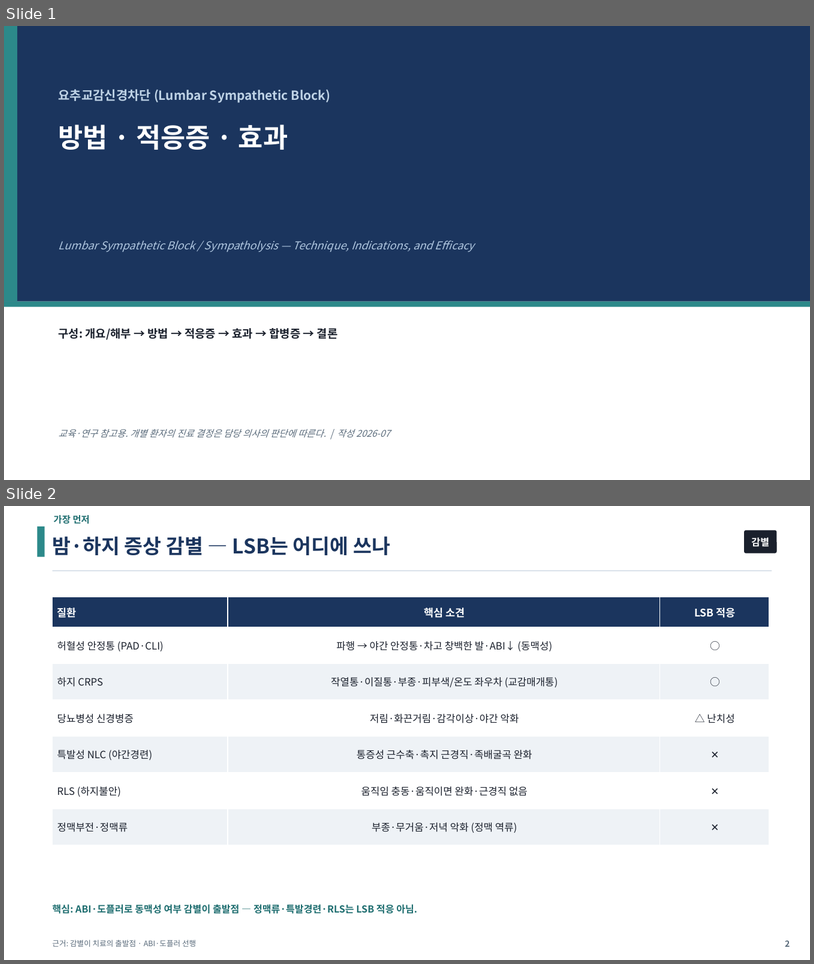
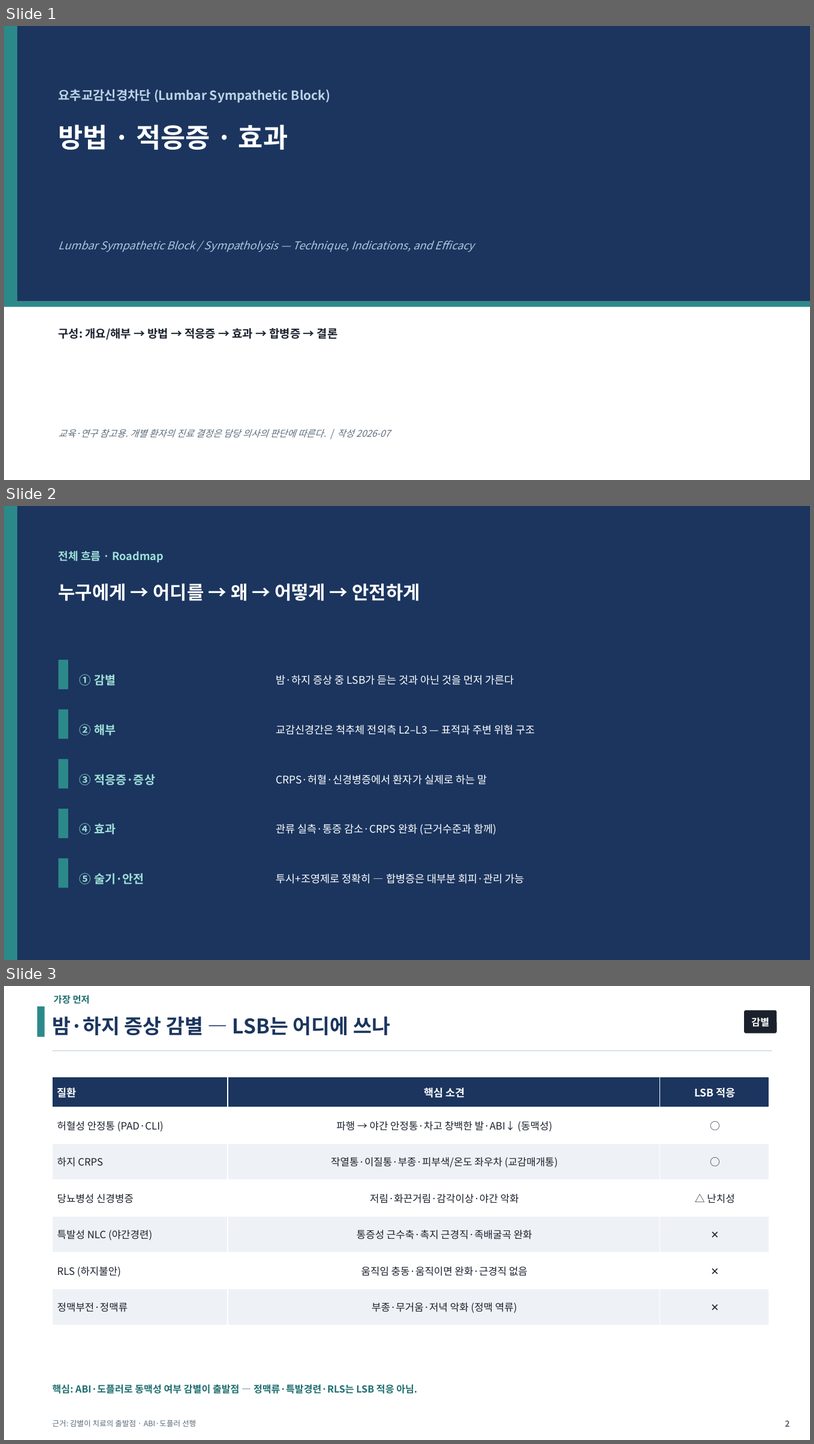
Before and after one commit to wonkeeparkos-pixel/ppt-work, a slide deck: 문헌고찰_NLC_RLS_LSB/03_LSB/LSB_발표.pptx. Shown one above the other, each under a label of ours: slides 1 and 2 before the commit, slides 1, 2 and 3 after it. The pictures are 814x964 and 814x1444 pixels, drawn with LibreOffice and Linux fonts; fonts in the diff are those of the drawing. Boxes give left, top, right and bottom in pixels: in the first picture for what was removed or moved away, otherwise in the second. Text is boxed around its words. In the diff, an @@ line names an element or a change of style, - is before the commit and + after.

```diff
--- a/문헌고찰_NLC_RLS_LSB/03_LSB/LSB_발표.pptx
+++ b/문헌고찰_NLC_RLS_LSB/03_LSB/LSB_발표.pptx
@@ slide 2 added at (4,506,810,960), background #FFFFFF @@
@@ rectangle added at (4,506,810,960), fill #1B355E @@
@@ rectangle added at (4,506,17,960), fill #2C898A @@
@@ text added at (59,550,164,562), 13 pt, text #9FE0D8, bold @@
+전체 흐름 · Roadmap
@@ text added at (59,583,420,601), 22 pt, text #FFFFFF, bold @@
+누구에게 → 어디를 → 왜 → 어떻게 → 안전하게
@@ rectangle added at (59,660,68,690), fill #2C898A @@
@@ text added at (80,674,116,685), 14 pt, text #9FE0D8, bold @@
+① 감별
@@ text added at (276,675,515,685), 12.5 pt, text #FFFFFF @@
+밤·하지 증상 중 LSB가 듣는 것과 아닌 것을 먼저 가른다
@@ rectangle added at (59,709,68,739), fill #2C898A @@
@@ text added at (80,724,116,735), 14 pt, text #9FE0D8, bold @@
+② 해부
@@ text added at (276,724,536,735), 12.5 pt, text #FFFFFF @@
+교감신경간은 척추체 전외측 L2–L3 — 표적과 주변 위험 구조
@@ rectangle added at (59,759,68,789), fill #2C898A @@
@@ text added at (80,774,155,785), 14 pt, text #9FE0D8, bold @@
+③ 적응증·증상
@@ text added at (276,774,487,784), 12.5 pt, text #FFFFFF @@
+CRPS·허혈·신경병증에서 환자가 실제로 하는 말
@@ rectangle added at (59,808,68,838), fill #2C898A @@
@@ text added at (80,823,116,834), 14 pt, text #9FE0D8, bold @@
+④ 효과
@@ text added at (276,823,497,835), 12.5 pt, text #FFFFFF @@
+관류 실측·통증 감소·CRPS 완화 (근거수준과 함께)
@@ rectangle added at (59,858,68,888), fill #2C898A @@
@@ text added at (80,873,144,884), 14 pt, text #9FE0D8, bold @@
+⑤ 술기·안전
@@ text added at (276,873,524,883), 12.5 pt, text #FFFFFF @@
+투시+조영제로 정확히 — 합병증은 대부분 회피·관리 가능
@@ what was slide 2 is now slide 3 @@
```
Also in this commit, not shown: 6 other files.
